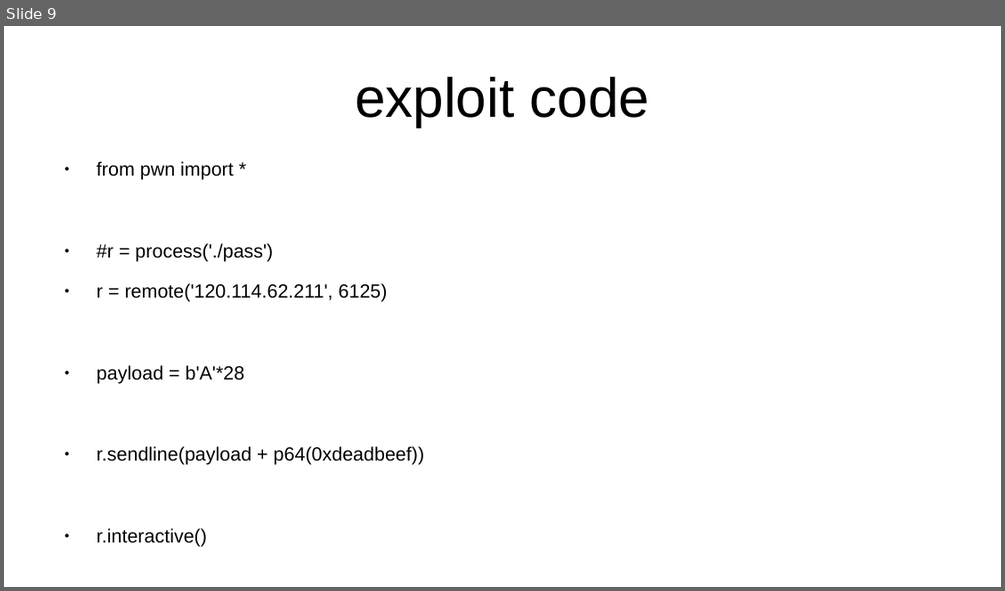
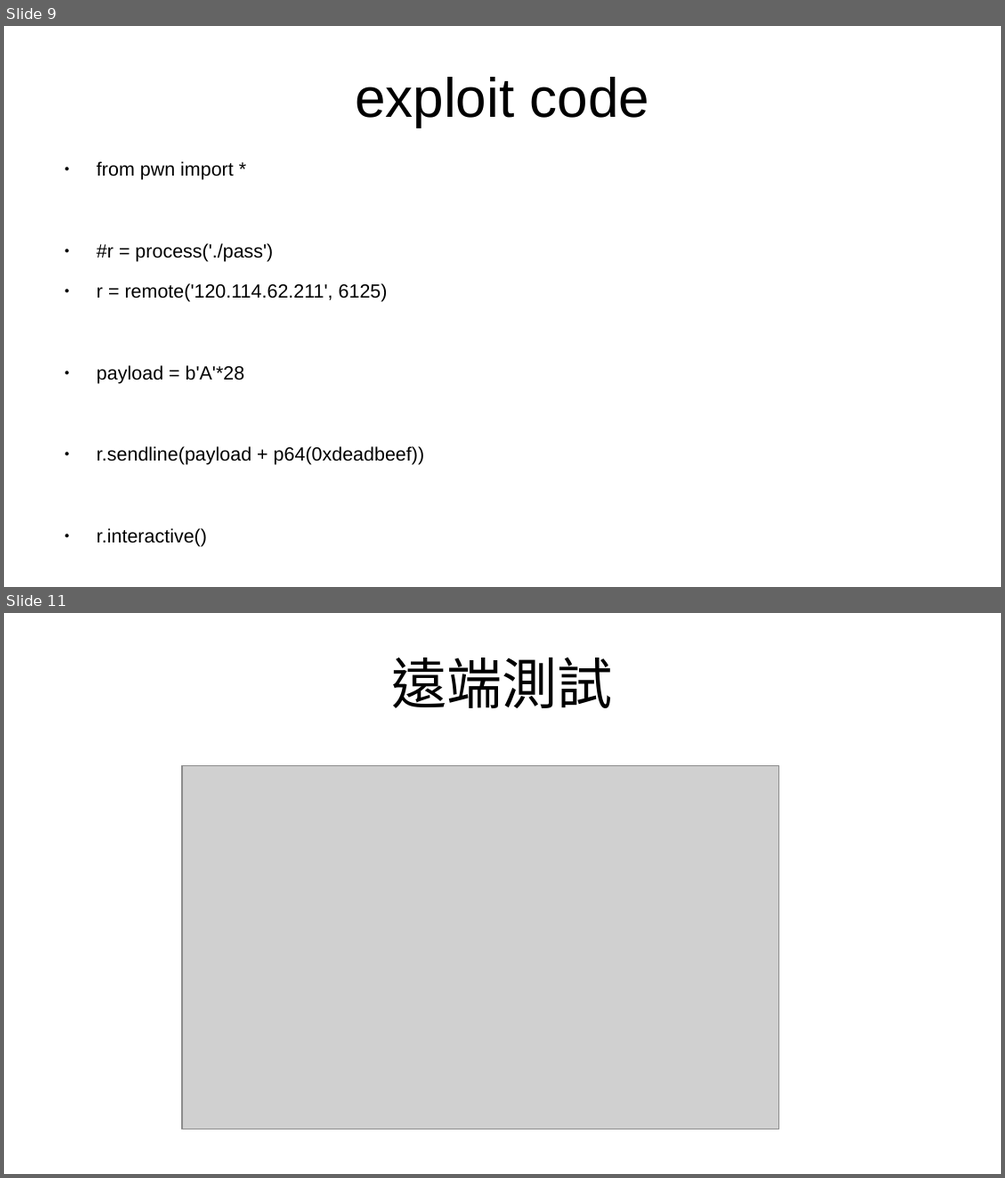
Before and after one commit to Yveswen111/The-Attack-and-Defense-of-Computers-practices, a slide deck: 20211015_practice/pass.odp. Shown one above the other, each under a label of ours: slide 9 before the commit, slides 9 and 11 after it; the slides between them are not shown. The pictures are 1005x591 and 1005x1178 pixels, drawn with LibreOffice and Linux fonts; fonts in the diff are those of the drawing; grey boxes stand for pictures. Boxes give left, top, right and bottom in pixels: in the first picture for what was removed or moved away, otherwise in the second. Text is boxed around its words. In the diff, an @@ line names an element or a change of style, - is before the commit and + after.

```diff
--- a/20211015_practice/pass.odp
+++ b/20211015_practice/pass.odp
@@ slide 11 added at (4,613,1001,1174), background #FFFFFF @@
@@ title added at (392,657,613,708), 44 pt, text #000000 @@
+遠端測試
@@ picture added at (182,766,779,1129) @@
```
Also in this commit, not shown: 1 other slide added.
